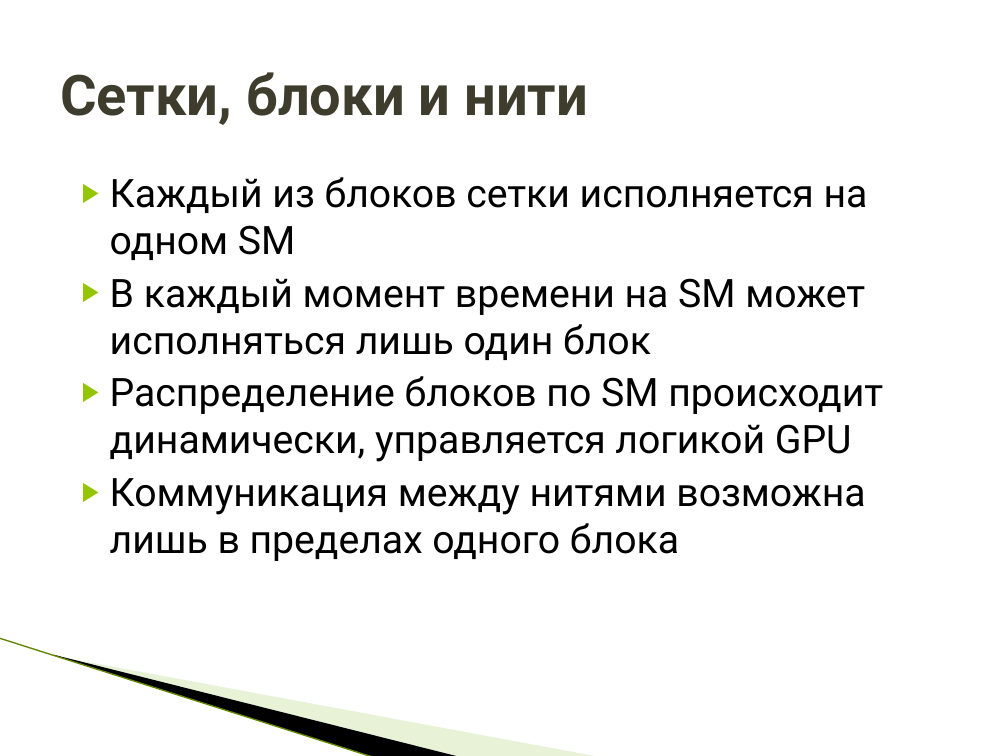
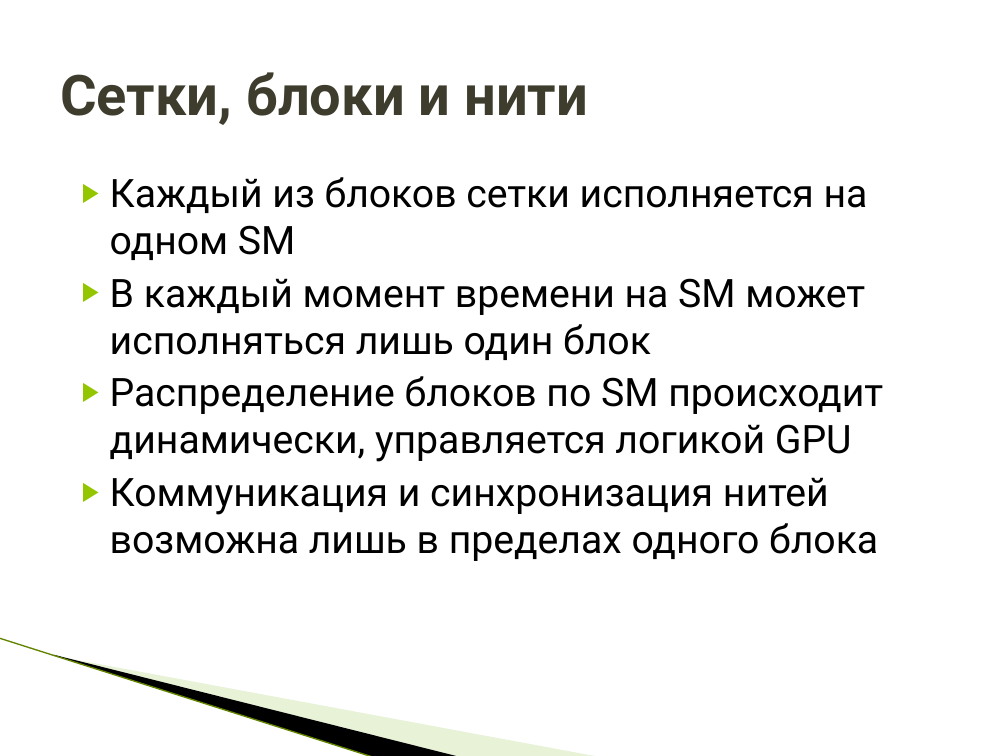
Before and after one commit to HPC-lab-ITIS/CUDA, a slide deck: slide 14 of materials/lec_1/lec_1.pptx. Drawn at 1008x756 pixels with LibreOffice and Linux fonts; fonts in the diff are those of the drawing; background and template pictures are left out. Boxes give left, top, right and bottom in pixels: in the first picture for what was removed or moved away, otherwise in the second. Text is boxed around its words. In the diff, an @@ line names an element or a change of style, - is before the commit and + after.

```diff
--- a/materials/lec_1/lec_1.pptx
+++ b/materials/lec_1/lec_1.pptx
@@ text at [110,477,878,561]: text changed @@
-▶ Коммуникация между нитями возможна лишь в пределах одного блока
+▶ Коммуникация и синхронизация нитей возможна лишь в пределах одного блока
```
Also in this commit, not shown: 20 other files.
